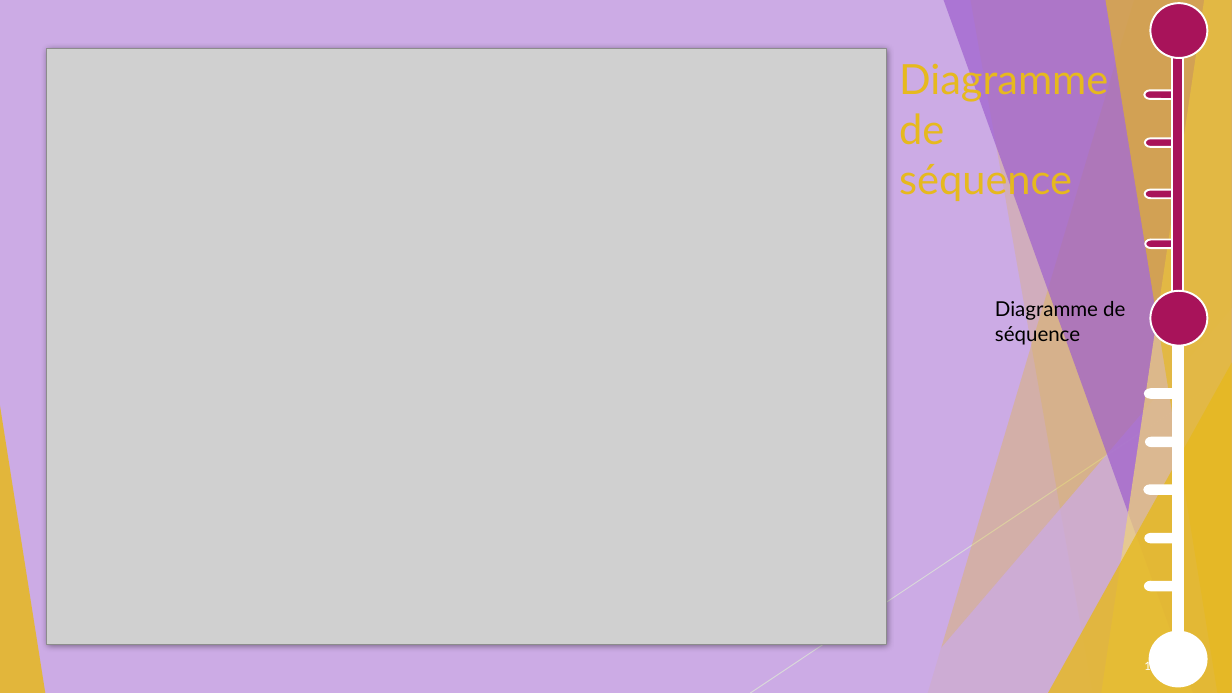
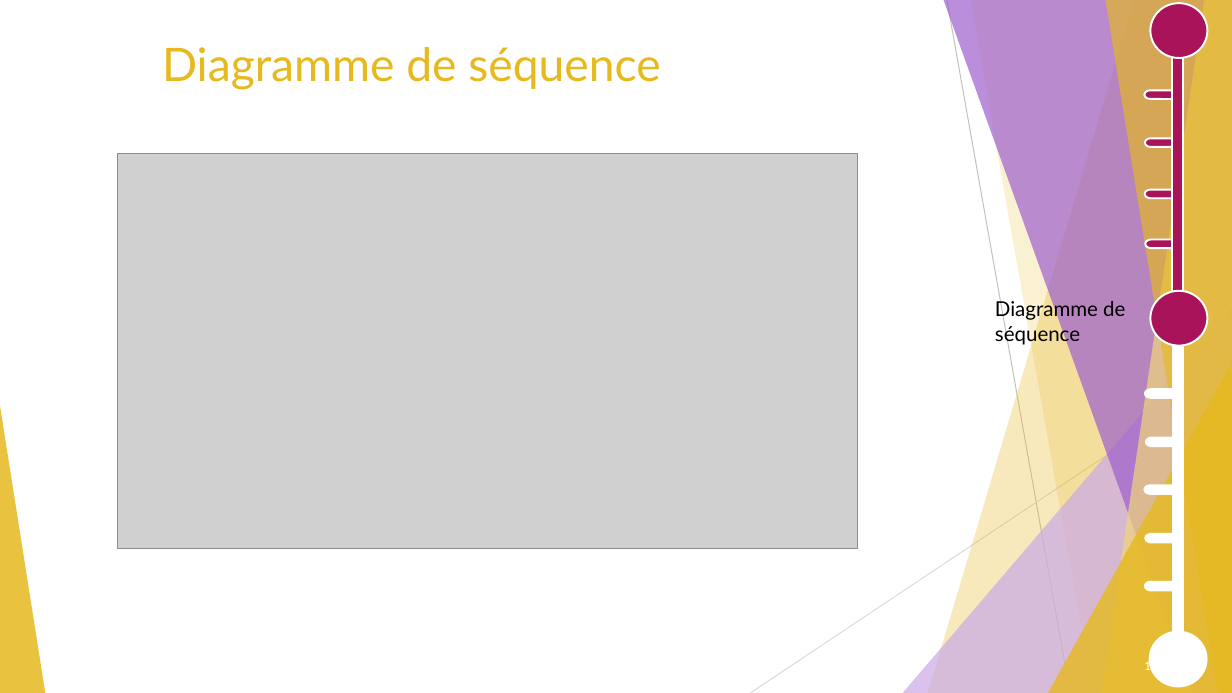
Before and after one commit to GuiguiMvn/Systeme-Escape-Game-Telethon, a slide deck: slide 14 of Cyril/Diapositives/Projet Théléton REVUE 2.pptx (slide 15 before the commit). Drawn at 1232x693 pixels with LibreOffice and Linux fonts; fonts in the diff are those of the drawing; grey boxes stand for pictures. Boxes give left, top, right and bottom in pixels: in the first picture for what was removed or moved away, otherwise in the second. Text is boxed around its words. In the diff, an @@ line names an element or a change of style, - is before the commit and + after.

Commit message:
Maj diapo et diagramme de séquence

```diff
--- a/Cyril/Diapositives/Projet Théléton REVUE 2.pptx
+++ b/Cyril/Diapositives/Projet Théléton REVUE 2.pptx
@@ rectangle removed at (0,0,1232,693) @@
@@ line added from (947, 0) to (1070, 693), #BFBFBF 0.75 pt @@
@@ rectangle removed at (48,49,887,645) @@
@@ title "Diagramme de séquence": place and size @@
-title "Diagramme de séquence" at (899,59,1108,203)
+title "Diagramme de séquence" at (162,47,660,90)
@@ title "Diagramme de séquence" at (162,47,660,90): size 32.4 to 36 pt @@
@@ picture: place and size @@
-picture at (46,49,887,645)
+picture at (117,153,858,548)
@@ line added from (1232, 372) to (750, 693), #D9D9D9 0.75 pt @@
@@ group removed at (0,0,1232,693): 5 freeform shapes, 3 triangles, 1 line @@
@@ group removed at (0,0,1232,693): 5 freeform shapes, 3 triangles, 1 line @@
```
Also in this commit, not shown: 15 other slides changed, 3 slides removed, 3 other files.
